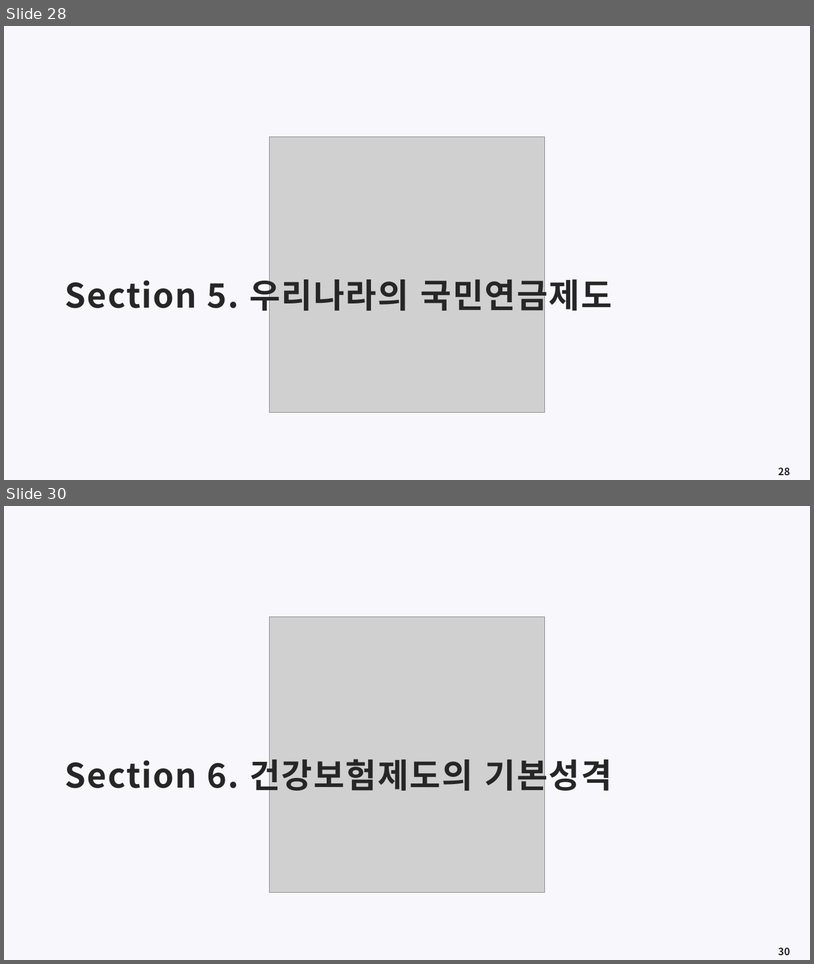
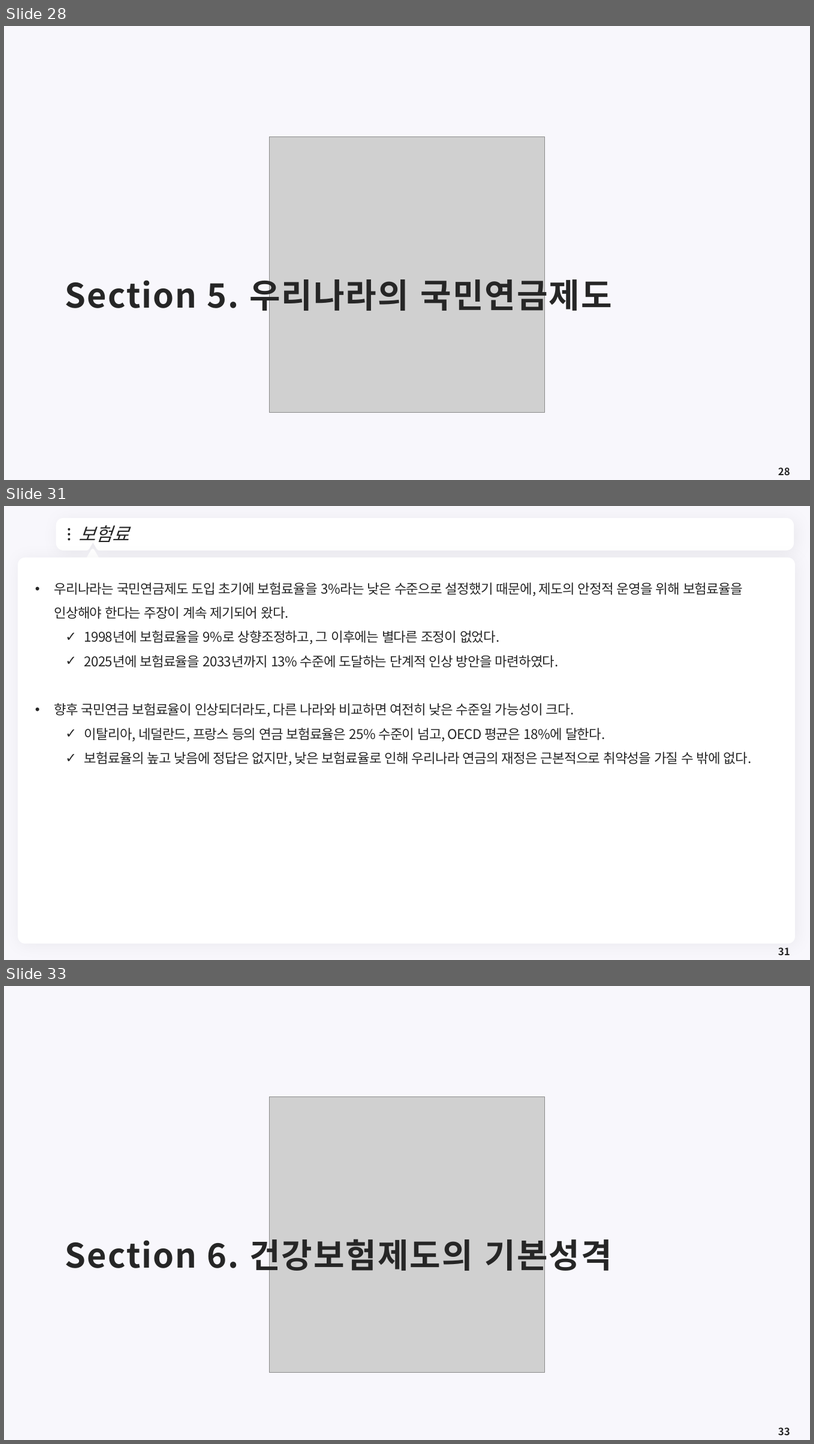
Before and after one commit to meandthey/Teaching, a slide deck: 재정학/01_Lectures/재정학_Chapter_10.pptx. Shown one above the other, each under a label of ours: slides 28 and 30 before the commit, slides 28, 31 and 33 after it; the slides between them are not shown. The pictures are 814x964 and 814x1444 pixels, drawn with LibreOffice and Linux fonts; fonts in the diff are those of the drawing; grey boxes stand for pictures; background and template pictures are left out. Boxes give left, top, right and bottom in pixels: in the first picture for what was removed or moved away, otherwise in the second. Text is boxed around its words. In the diff, an @@ line names an element or a change of style, - is before the commit and + after.

```diff
--- a/재정학/01_Lectures/재정학_Chapter_10.pptx
+++ b/재정학/01_Lectures/재정학_Chapter_10.pptx
@@ slide 31 added at <box>4,506,810,960</box>, background #F8F7FC @@
@@ freeform shape added at <box>59,521,792,548</box>, fill #FFFFFF, outline #FFFFFF 7.25 pt @@
@@ ellipse added at <box>68,528,71,531</box>, fill #262626 @@
@@ ellipse added at <box>68,533,71,535</box>, fill #262626 @@
@@ ellipse added at <box>68,538,71,540</box>, fill #262626 @@
@@ title added at <box>78,525,129,542</box>, 22 pt, text #262626, italic @@
+보험료
@@ freeform shape added at <box>776,530,783,539</box>, fill #FFFFFF @@
@@ rounded rectangle added at <box>18,558,796,943</box>, fill #FFFFFF @@
@@ triangle added at <box>86,550,99,562</box>, fill #FFFFFF, outline #FFFFFF 3.75 pt @@
@@ text added at <box>54,582,752,765</box>, 16 pt, text #262626 @@
+• 우리나라는 국민연금제도 도입 초기에 보험료율을 3%라는 낮은 수준으로 설정했기 때문에, 제도의 안정적 운영을 위해 보험료율을 인상해야 한다는 주장이 계속 제기되어 왔다.
+  ✓ 1998년에 보험료율을 9%로 상향조정하고, 그 이후에는 별다른 조정이 없었다.
+  ✓ 2025년에 보험료율을 2033년까지 13% 수준에 도달하는 단계적 인상 방안을 마련하였다.
+• 향후 국민연금 보험료율이 인상되더라도, 다른 나라와 비교하면 여전히 낮은 수준일 가능성이 크다.
+  ✓ 이탈리아, 네덜란드, 프랑스 등의 연금 보험료율은 25% 수준이 넘고, OECD 평균은 18%에 달한다.
+  ✓ 보험료율의 높고 낮음에 정답은 없지만, 낮은 보험료율로 인해 우리나라 연금의 재정은 근본적으로 취약성을 가질 수 밖에 없다.
@@ page number added at <box>779,947,791,955</box>, 12 pt, text #262626, bold @@
+31
@@ what was slide 30 is now slide 33 @@
@@ page number at <box>779,1427,791,1435</box>: text changed @@
-30
+33
```
Also in this commit, not shown: 1 slide changed, 2 other slides added, 2 other files.
